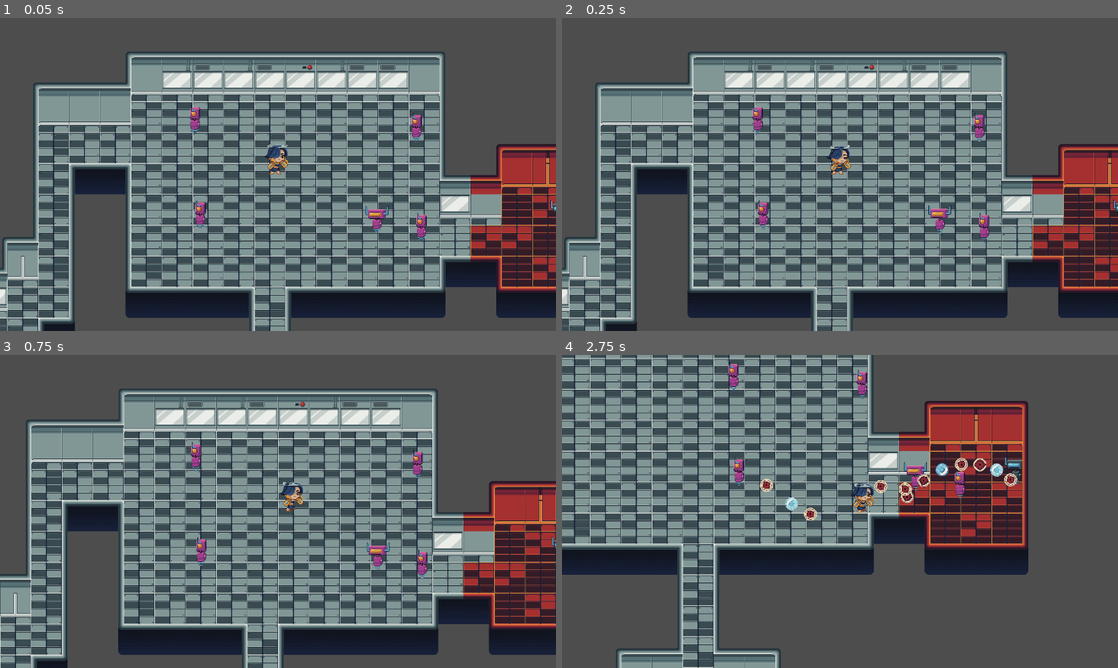
Above: before the commit, frames 1-4 (two rows, left to right).
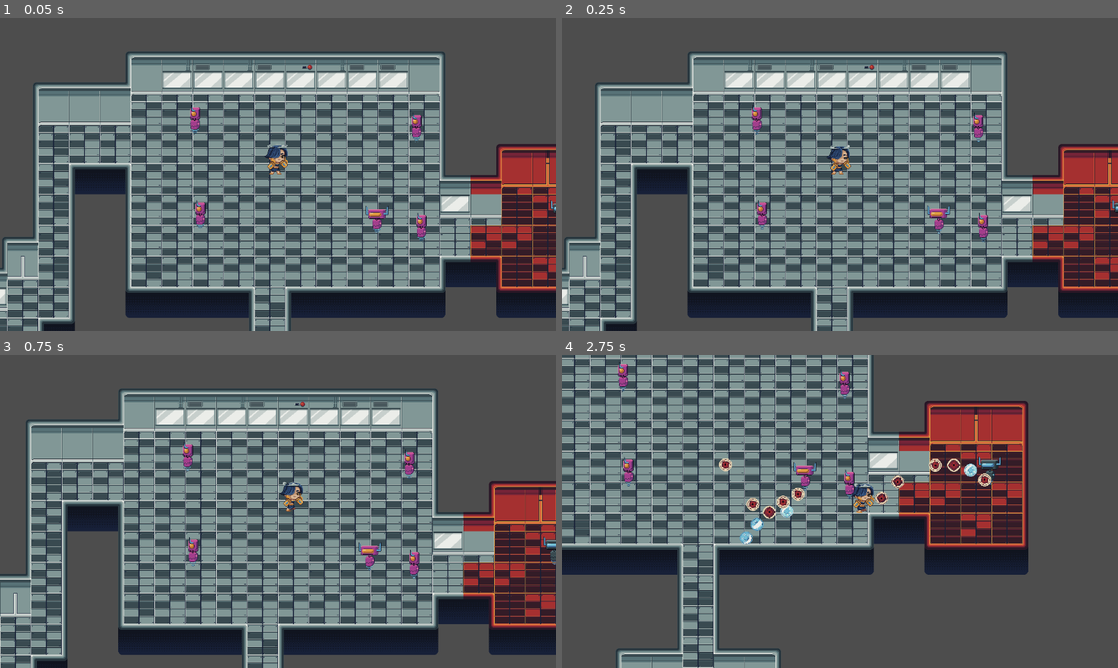
Above: after the commit, the same moments.

Repository: husteve07/brackeys_2024_gamejam
Game: Godot game, scene res://main.tscn
Two runs of this game, one before a commit and one after it. Both use one fixed random seed, a clock stepped at 60 frames per second and the inputs below.
Inputs (mouse positions are in pixels of both pictures, inside the frame that each line leads up to):
- Up to frame 1 (0.05 s): no input
- Up to frame 2 (0.25 s): no input
- Up to frame 3 (0.75 s): move the mouse to (400, 495) at 0.52 s; hold D (move_right) from 0.53 s (still down); click (400, 495) at 0.67 s
- Up to frame 4 (2.75 s): move the mouse to (728, 527) at 1.27 s; release D (move_right) at 1.28 s; hold S (move_down) 1.28-2.03 s; move the mouse to (895, 442) at 2.02 s; hold D (move_right) from 2.03 s (still down)

Frame 1 is identical in both runs. In frame 2, 0.5% of the frame differs, in the area x 34-100%, y 27-72%; in frame 3, 1.3%; in frame 4, 3.4%, in the area x 10-83%, y 2-61%.

Commit message:
temporary removed laser shooter movement

Diff:
--- a/strm/scripts/laser.gd
+++ b/strm/scripts/laser.gd
@@ -17,6 +17,10 @@
 		return
 	queue_free()
 
+func _on_area_2d_body_entered(body: Node2D) -> void:
+	if body is TileMapLayer:
+		queue_free()
+
 func _process(delta):
 	position += direction * speed * delta
 
@@ -32,8 +36,3 @@
 func get_laser_damage():
 	return damage
 #*****************</helper functions>*****************
-
-
-func _on_area_2d_body_entered(body: Node2D) -> void:
-	if body is TileMapLayer:
-		queue_free()
--- a/strm/scripts/laser_shooter.gd
+++ b/strm/scripts/laser_shooter.gd
@@ -16,8 +16,9 @@
 	laser_spawn_timer.start()
 
 func _physics_process(delta):
-	velocity.x += 1
-	move_and_slide()
+	#velocity.x += 1
+	#move_and_slide()
+	pass
 
 #desc: aquires player location and fires laser towards it
 func spawn_laser():
